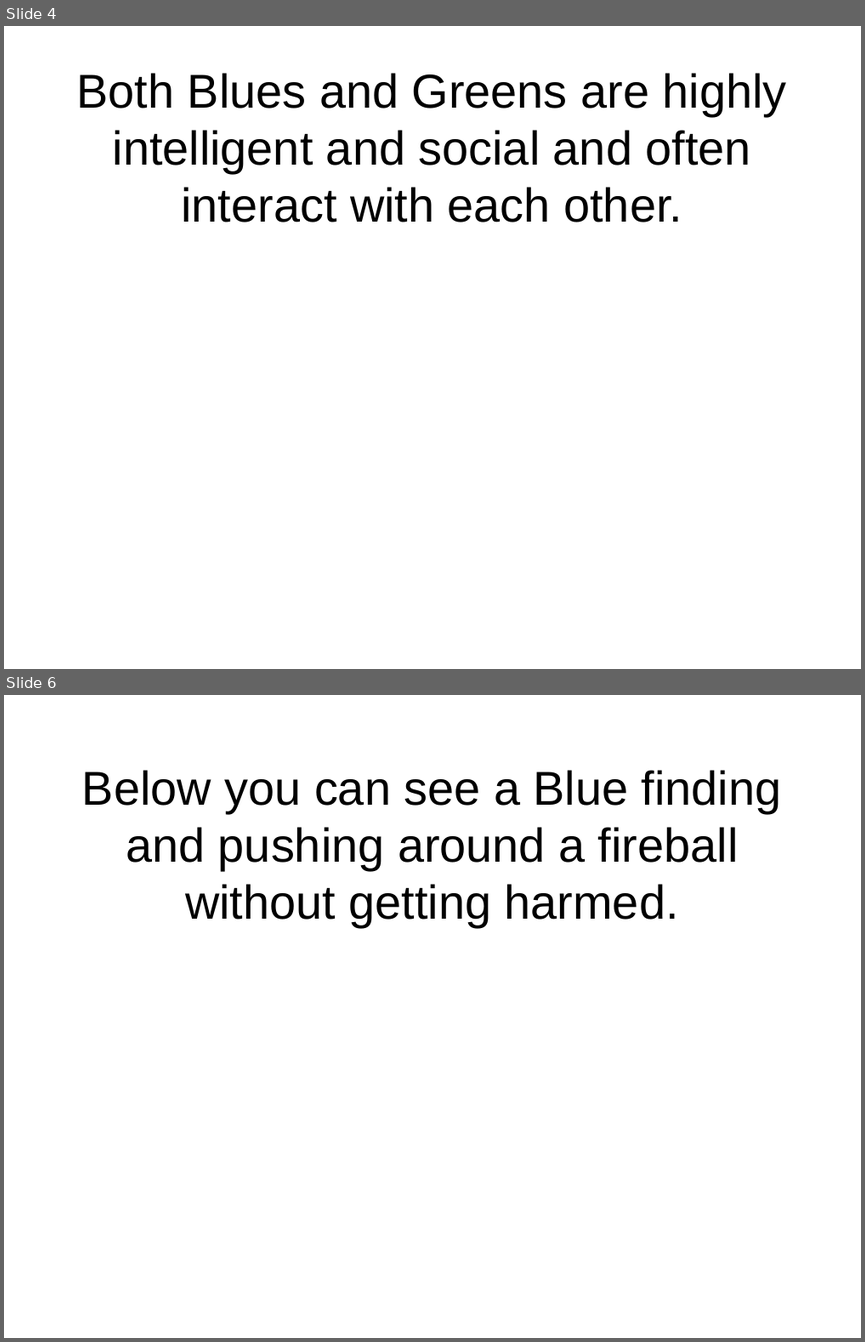
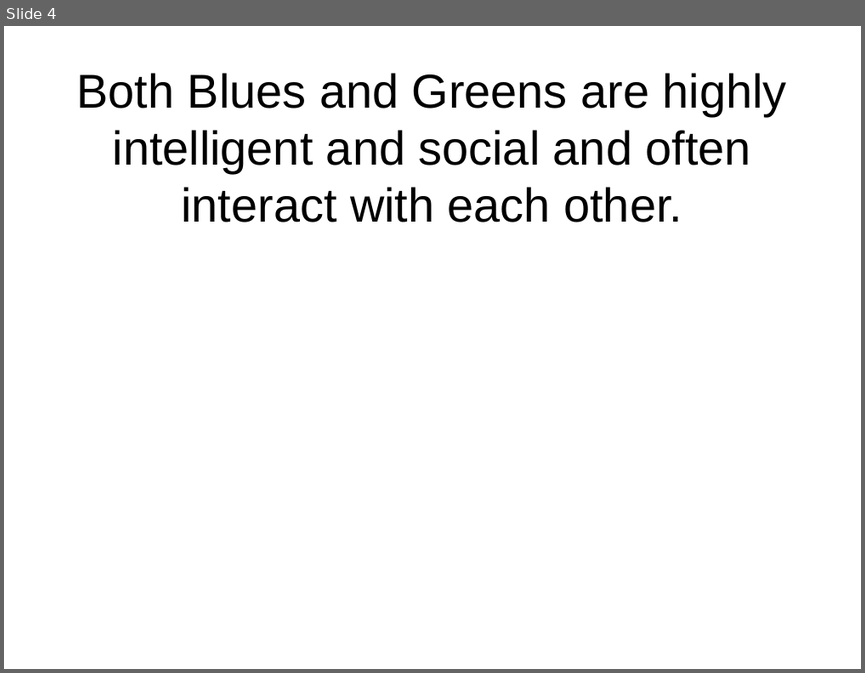
Before and after one commit to flxsosa/MoralDynamics, a slide deck: experiment_template/experiment_slides.odp. Shown one above the other, each under a label of ours: slides 4 and 6 before the commit, slide 4 after it; the slides between them are not shown. The pictures are 865x1342 and 865x673 pixels, drawn with LibreOffice and Linux fonts; fonts in the diff are those of the drawing. Boxes give left, top, right and bottom in pixels: in the first picture for what was removed or moved away, otherwise in the second. Text is boxed around its words. In the diff, an @@ line names an element or a change of style, - is before the commit and + after.

```diff
--- a/experiment_template/experiment_slides.odp
+++ b/experiment_template/experiment_slides.odp
@@ slide 6 removed at [4,695,861,1338], background #FFFFFF @@
@@ title removed at [82,770,782,927] @@
-Below you can see a Blue finding and pushing around a fireball without getting harmed.
```
Also in this commit, not shown: 1 slide changed, 3 slides added, 5 other slides removed, 12 other files.
